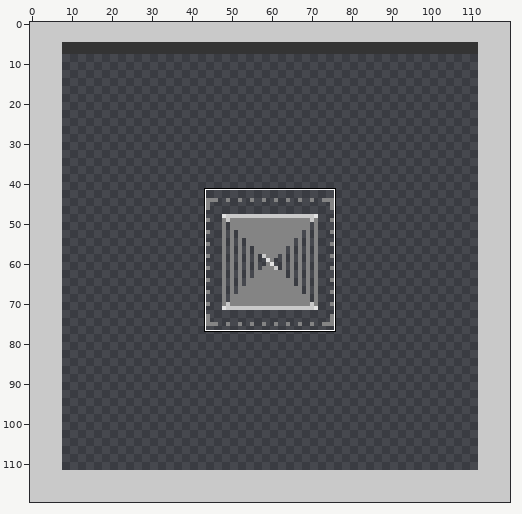
Two versions of one sprite sheet, img/scenes/hub.png. The picture above shows the old version from afar; the outline marks the close-up.
Close-up. Before the edit:
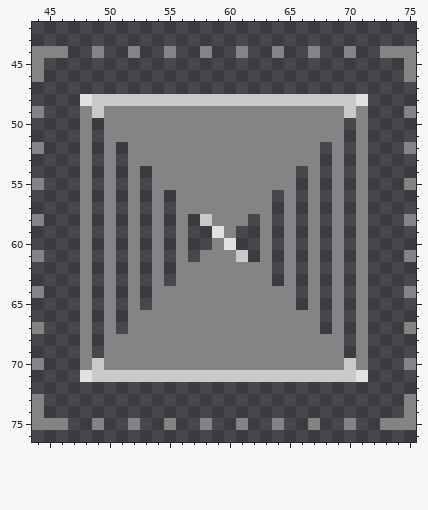
The file is 120x120 pixels. Shown: x 44..75, y 42..76.
After the commit:
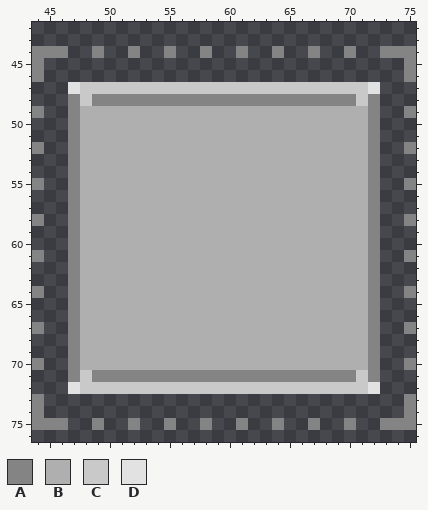
Palette (. is transparent): A #848484  B #afafaf  C #c9c9c9  D #e2e2e2
Difference:
@@ x 44..75 @@
 46 A..............................A
-47 ................................
-48 ....DCCCCCCCCCCCCCCCCCCCCCCD....
-49 A...ACAAAAAAAAAAAAAAAAAAAACA...A
-50 ....A.AAAAAAAAAAAAAAAAAAAA.A....
-51 ....A.AAAAAAAAAAAAAAAAAAAA.A....
-52 A...A.A.AAAAAAAAAAAAAAAA.A.A...A
-53 ....A.A.AAAAAAAAAAAAAAAA.A.A....
-54 ....A.A.A.AAAAAAAAAAAA.A.A.A....
-55 A...A.A.A.AAAAAAAAAAAA.A.A.A...A
-56 ....A.A.A.A.AAAAAAAA.A.A.A.A....
-57 ....A.A.A.A.AAAAAAAA.A.A.A.A....
-58 A...A.A.A.A.A.CAAA.A.A.A.A.A...A
-59 ....A.A.A.A.A..DA..A.A.A.A.A....
-60 ....A.A.A.A.A..AD..A.A.A.A.A....
-61 A...A.A.A.A.A.AAAC.A.A.A.A.A...A
-62 ....A.A.A.A.AAAAAAAA.A.A.A.A....
-63 ....A.A.A.A.AAAAAAAA.A.A.A.A....
-64 A...A.A.A.AAAAAAAAAAAA.A.A.A...A
-65 ....A.A.A.AAAAAAAAAAAA.A.A.A....
-66 ....A.A.AAAAAAAAAAAAAAAA.A.A....
-67 A...A.A.AAAAAAAAAAAAAAAA.A.A...A
-68 ....A.AAAAAAAAAAAAAAAAAAAA.A....
-69 ....A.AAAAAAAAAAAAAAAAAAAA.A....
-70 A...ACAAAAAAAAAAAAAAAAAAAACA...A
-71 ....DCCCCCCCCCCCCCCCCCCCCCCD....
-72 ................................
+47 ...DCCCCCCCCCCCCCCCCCCCCCCCCD...
+48 ...ACAAAAAAAAAAAAAAAAAAAAAACA...
+49 A..ABBBBBBBBBBBBBBBBBBBBBBBBA..A
+50 ...ABBBBBBBBBBBBBBBBBBBBBBBBA...
+51 ...ABBBBBBBBBBBBBBBBBBBBBBBBA...
+52 A..ABBBBBBBBBBBBBBBBBBBBBBBBA..A
+53 ...ABBBBBBBBBBBBBBBBBBBBBBBBA...
+54 ...ABBBBBBBBBBBBBBBBBBBBBBBBA...
+55 A..ABBBBBBBBBBBBBBBBBBBBBBBBA..A
+56 ...ABBBBBBBBBBBBBBBBBBBBBBBBA...
+57 ...ABBBBBBBBBBBBBBBBBBBBBBBBA...
+58 A..ABBBBBBBBBBBBBBBBBBBBBBBBA..A
+59 ...ABBBBBBBBBBBBBBBBBBBBBBBBA...
+60 ...ABBBBBBBBBBBBBBBBBBBBBBBBA...
+61 A..ABBBBBBBBBBBBBBBBBBBBBBBBA..A
+62 ...ABBBBBBBBBBBBBBBBBBBBBBBBA...
+63 ...ABBBBBBBBBBBBBBBBBBBBBBBBA...
+64 A..ABBBBBBBBBBBBBBBBBBBBBBBBA..A
+65 ...ABBBBBBBBBBBBBBBBBBBBBBBBA...
+66 ...ABBBBBBBBBBBBBBBBBBBBBBBBA...
+67 A..ABBBBBBBBBBBBBBBBBBBBBBBBA..A
+68 ...ABBBBBBBBBBBBBBBBBBBBBBBBA...
+69 ...ABBBBBBBBBBBBBBBBBBBBBBBBA...
+70 A..ABBBBBBBBBBBBBBBBBBBBBBBBA..A
+71 ...ACAAAAAAAAAAAAAAAAAAAAAACA...
+72 ...DCCCCCCCCCCCCCCCCCCCCCCCCD...
 73 A..............................A
Changed places in both close-ups, as pixel boxes (x1, y1, x2, y2):
changed: (68, 82, 380, 394)
